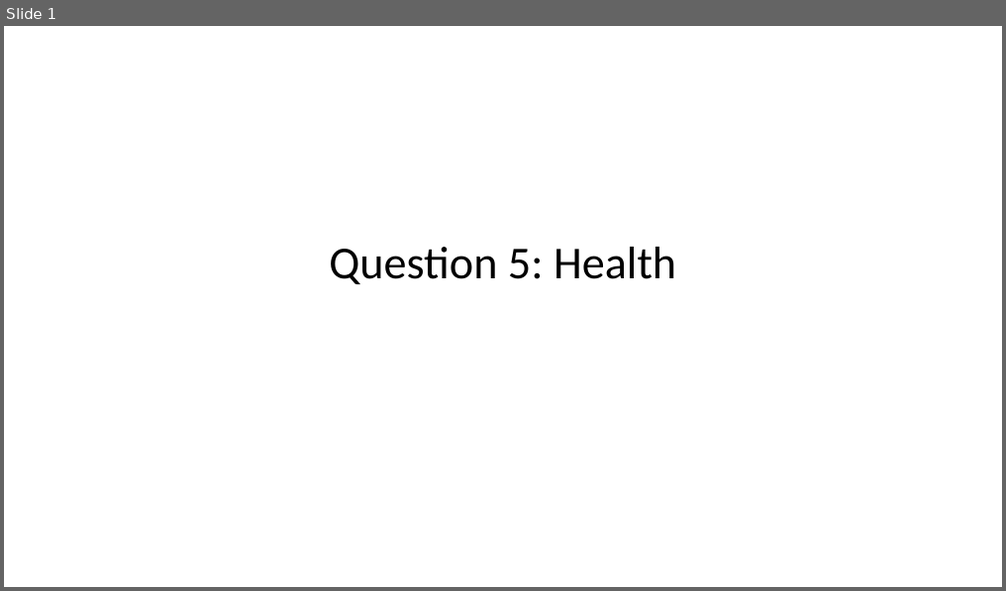
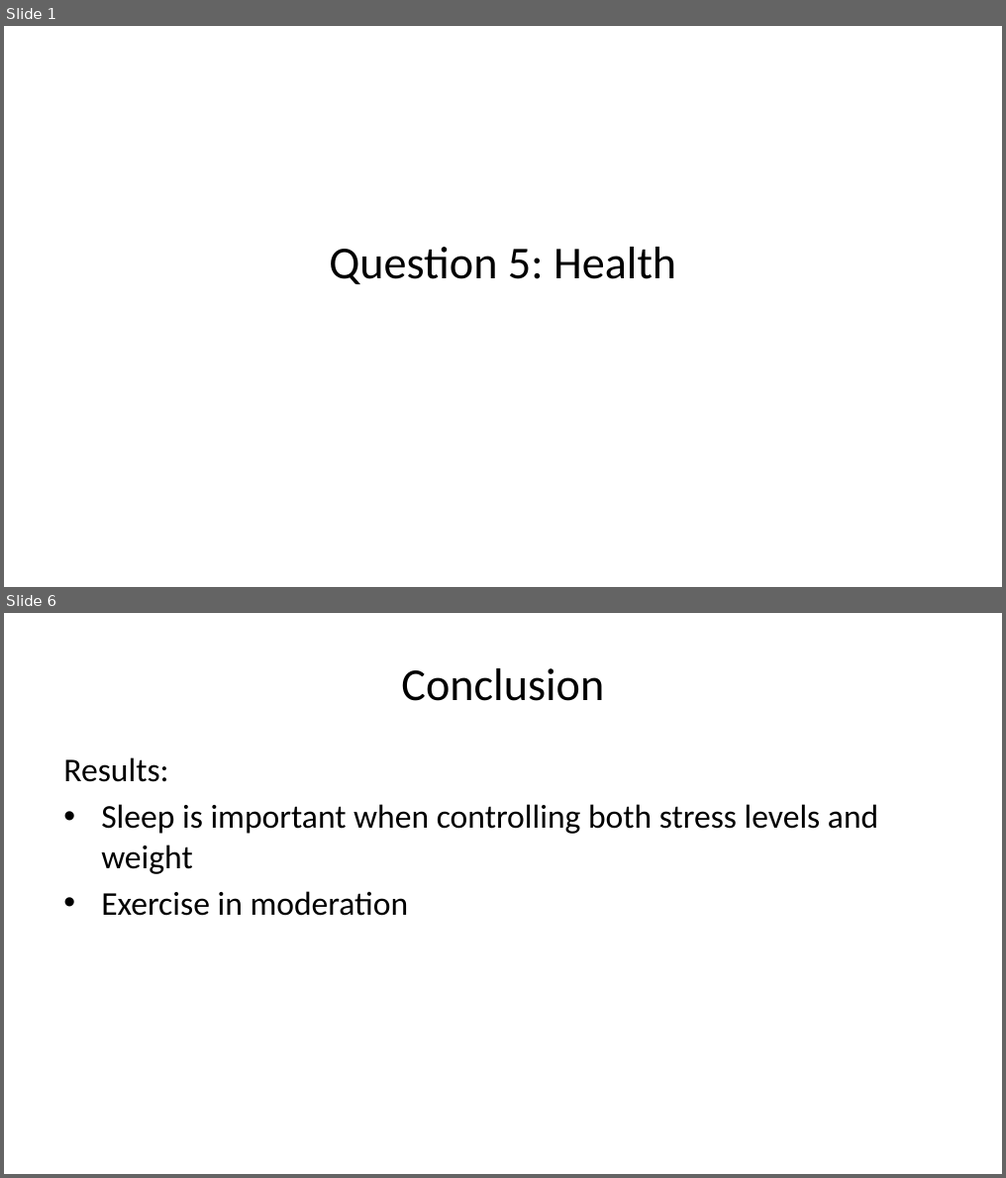
Before and after one commit to mattthomo/22892435, a slide deck: Question_5/Question_5_README.pptx. Shown one above the other, each under a label of ours: slide 1 before the commit, slides 1 and 6 after it; the slides between them are not shown. The pictures are 1006x591 and 1006x1178 pixels, drawn with LibreOffice and Linux fonts; fonts in the diff are those of the drawing. Boxes give left, top, right and bottom in pixels: in the first picture for what was removed or moved away, otherwise in the second. Text is boxed around its words. In the diff, an @@ line names an element or a change of style, - is before the commit and + after.

```diff
--- a/Question_5/Question_5_README.pptx
+++ b/Question_5/Question_5_README.pptx
@@ slide 6 added at [4,613,1002,1174], background #FFFFFF @@
@@ title added at [401,668,604,701], 33 pt, text #000000 @@
+Conclusion
@@ text added at [63,758,878,916], 24 pt, text #000000 @@
+Results:
+• Sleep is important when controlling both stress levels and weight
+• Exercise in moderation
```
Also in this commit, not shown: 2 slides changed, 2 other slides added, 2 slides removed, 12 other files.
